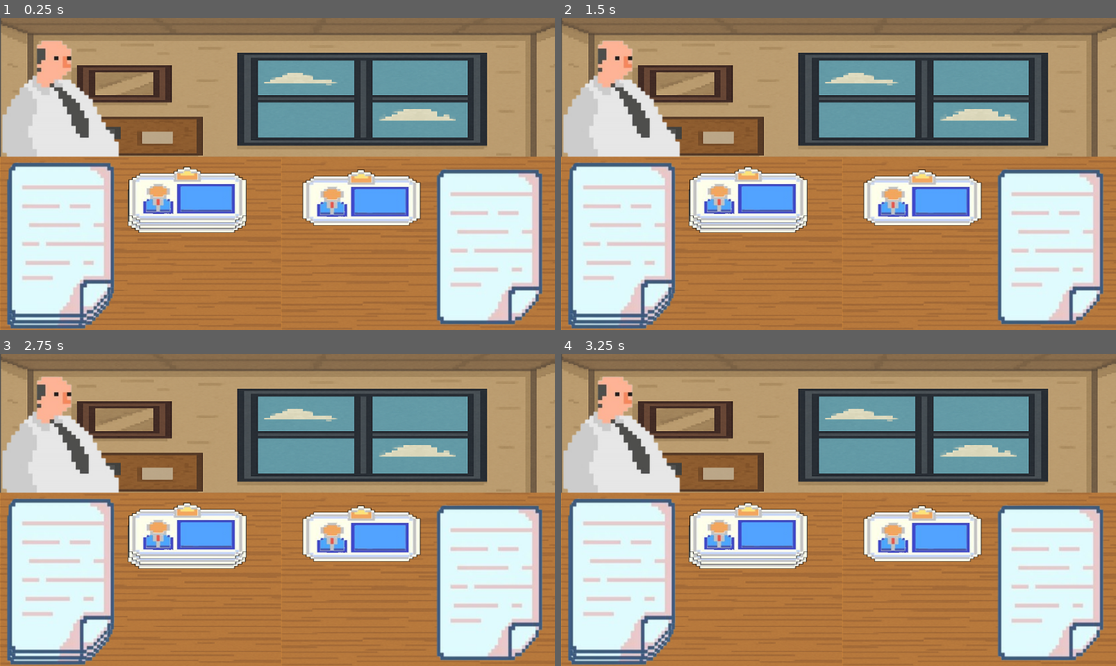
Above: before the commit, frames 1-4 (two rows, left to right).
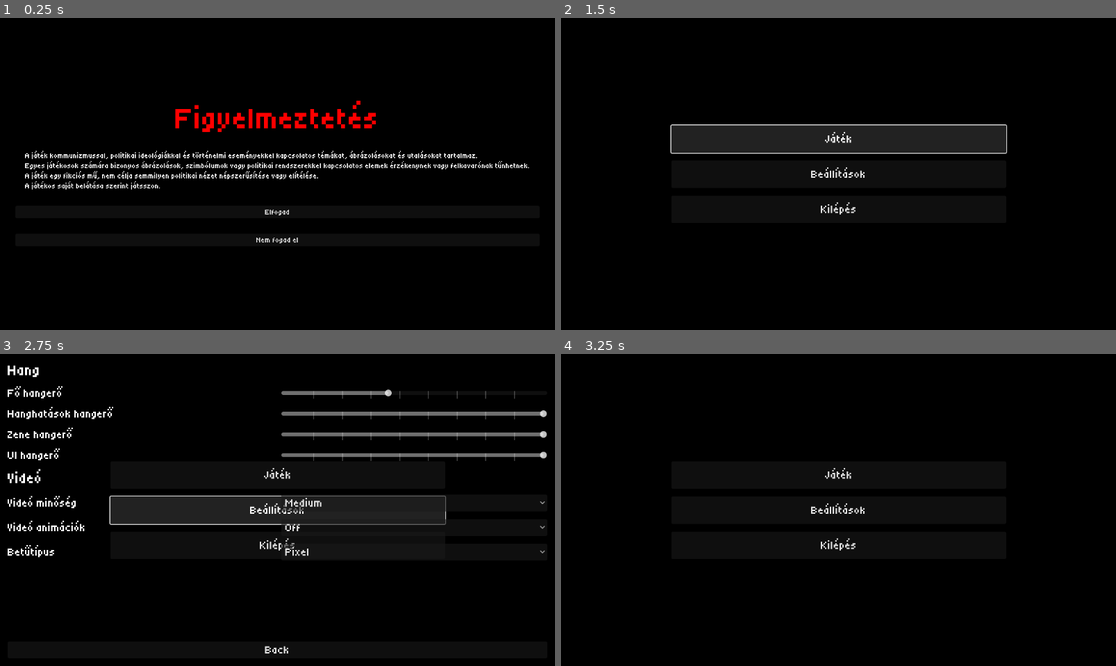
Above: after the commit, the same moments.

Repository: szsolt0/SzakGyak
Game: Godot game, scene res://scenes/menu/main_menu.tscn
The game is run twice, just before and just after one commit, with the same random seed, the same clock (stepped at 60 frames per second) and the same inputs. Before the commit the project starts from res://scenes/office/Office.tscn.
Inputs (mouse positions are in pixels of both pictures, inside the frame that each line leads up to):
- Up to frame 1 (0.25 s): no input
- Up to frame 2 (1.5 s): click (838, 211) at 0.5 s, where only the run after the commit has a clickable "Elfogad"; click (838, 139) at 1.25 s, where only the run after the commit has a clickable "Játék"
- Up to frame 3 (2.75 s): click (277, 510) at 2 s, where only the run after the commit has a clickable "Beállítások"
- Up to frame 4 (3.25 s): click (838, 650) at 2.75 s, where only the run after the commit has a clickable "Back"

The runs differ from the first frame. In frame 1, 100% of the frame differs, in the area x 0-100%, y 0-100%; in frame 2, 99%; in frame 3, 100%; in frame 4, 100%.

Commit message:
uploaded mainmenu tscn

Diff:
--- a/project.godot
+++ b/project.godot
@@ -11,7 +11,7 @@
 [application]
 
 config/name="SzakGyak"
-run/main_scene="uid://brenq6kg8pnib"
+run/main_scene="uid://ig3kocnbgc0a"
 config/features=PackedStringArray("4.4", "Forward Plus")
 config/icon="res://icon.svg"
 
--- a/scenes/menu/main_menu.gd
+++ b/scenes/menu/main_menu.gd
@@ -14,12 +14,12 @@
 	_load_translations()
 
 func _on_play_pressed() -> void:
-	# get_tree().change_scene_to_file("...")
-	print("start game")
+	get_tree().change_scene_to_file("res://scenes/menu/save_select_menu.tscn")
 
 
 func _on_settings_pressed() -> void:
-	get_tree().change_scene_to_file("res://scenes/menu/settings_menu.tscn")
+	var settings := preload("res://scenes/menu/settings_menu.tscn").instantiate()
+	add_child(settings)
 
 
 func _on_quit_pressed() -> void:
Not shown, added: scripts/save_manager.gd.uid
